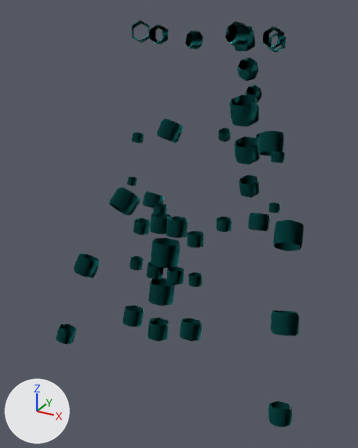
The glTF model assets/giant/parts/Beads_bone.glb as it was, and as the next commit left it.
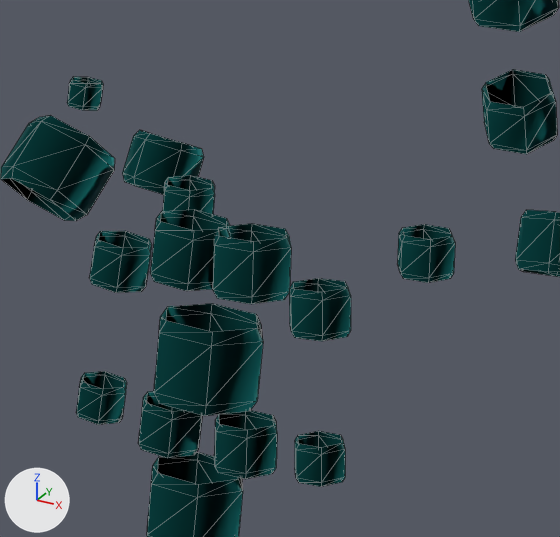
Old and new are each drawn whole from a 50 mm lens placed at (0.547, -1.252, 3.658), pointed at (-0.062, -0.146, 3.104) and again close up on the part from 30% to 73% of the width and 35% to 67% of the height. The axes (+X, +Y, +Z) are drawn at lower left. The lights are the same throughout. The last two pictures show the newer version. The close-ups show mesh edges as thin lines. Vertices at exactly the same position are counted once.

Names of what the first close-up shows: 'Beads_bone'.
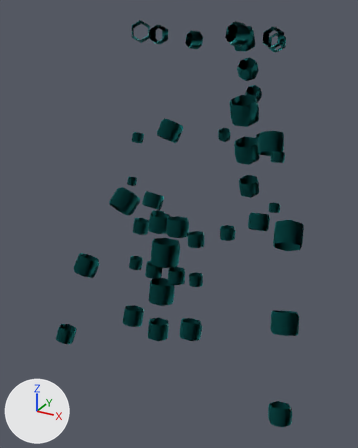
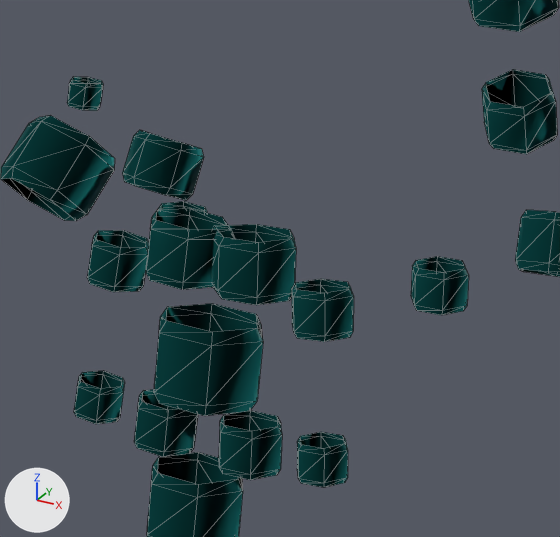
The newer file adds a shape key; the second version is drawn at full value of the shape key 'jaw' of 'Beads_bone', and the change is written as the vertex moves it makes.

What differs and where, as boxes (x1, y1, x2, y2) in the close-ups (560 x 537 px; the box of a moved part takes in the faces that stretch with it):
part 1 of me_beads_bone, moved or reshaped: before (214, 410, 277, 479); after (219, 410, 282, 480)
part 2 of me_beads_bone, moved or reshaped: before (138, 391, 202, 458); after (134, 389, 198, 457)
part 3 of me_beads_bone, moved or reshaped: before (397, 224, 455, 283); after (411, 256, 469, 315)
part 4 of me_beads_bone, moved or reshaped: before (163, 175, 215, 214); after (158, 201, 207, 213)
part 5 of me_beads_bone, moved or reshaped: before (289, 278, 351, 341); after (292, 279, 354, 342)
part 6 of me_beads_bone, moved or reshaped: before (295, 431, 345, 487); after (297, 432, 348, 488)
part 7 of me_beads_bone, moved or reshaped: before (150, 209, 227, 291); after (146, 208, 225, 290)
part 8 of me_beads_bone, moved or reshaped: before (187, 220, 291, 304); after (182, 217, 296, 305)

The change, as a diff of the scene's bpy script:
```diff
--- a/assets/giant/parts/Beads_bone.glb.py
+++ b/assets/giant/parts/Beads_bone.glb.py
@@ me_beads_bone @@
 me_beads_bone.from_pydata(...)  # 1032 vertices, 1548 faces; spans x -0.355..0.355, y -0.394..0.256, z 2.749..3.629
 # used by ob_beads_bone; location = (0.0, 0.0, 0.0)
+# me_beads_bone part 1: the loose piece of 24 vertices spanning x 0.005..0.052, y -0.351..-0.307, z 3.037..3.077 is moved by (0.003, 0.0, 0.0)
+# me_beads_bone part 2: the loose piece of 24 vertices spanning x -0.052..-0.005, y -0.351..-0.307, z 3.037..3.077 is moved by (-0.003, 0.0, 0.0)
+# me_beads_bone part 3: the loose piece of 24 vertices spanning x 0.073..0.115, y -0.214..-0.176, z 3.139..3.172 is moved by (0.009, 0.004, -0.024)
+# me_beads_bone part 4: the loose piece of 24 vertices spanning x -0.115..-0.072, y -0.214..-0.176, z 3.139..3.173 is moved by (-0.009, 0.004, -0.024)
+# me_beads_bone part 5: the loose piece of 24 vertices spanning x 0.051..0.097, y -0.334..-0.293, z 3.14..3.177 is moved by (0.002, 0.0, 0.0)
+# me_beads_bone part 6: the loose piece of 24 vertices spanning x 0.064..0.102, y -0.346..-0.312, z 3.045..3.077 is moved by (0.002, 0.0, 0.0)
+# me_beads_bone part 7: all 25 vertices in x -0.051..0.001, y -0.336..-0.283, z 3.154..3.202 are moved by (-0.003, 0.0, 0.0)
+# me_beads_bone part 8: 23 of the vertices in x 0.003..0.051, y -0.336..-0.283, z 3.154..3.202 are moved by (0.003, 0.0, 0.0)
 me_beads_bone.materials.append(mat_defaultmaterial)
```
